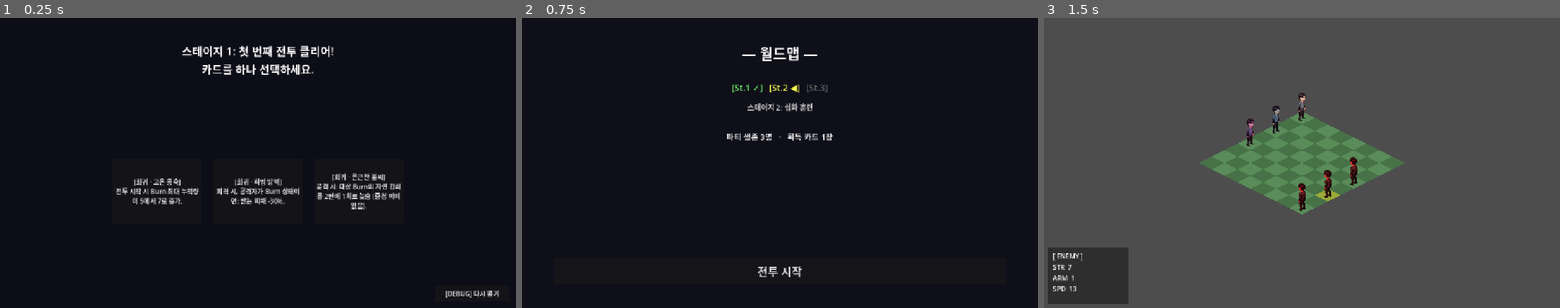
Above: before the commit, frames 1-3 (left to right).
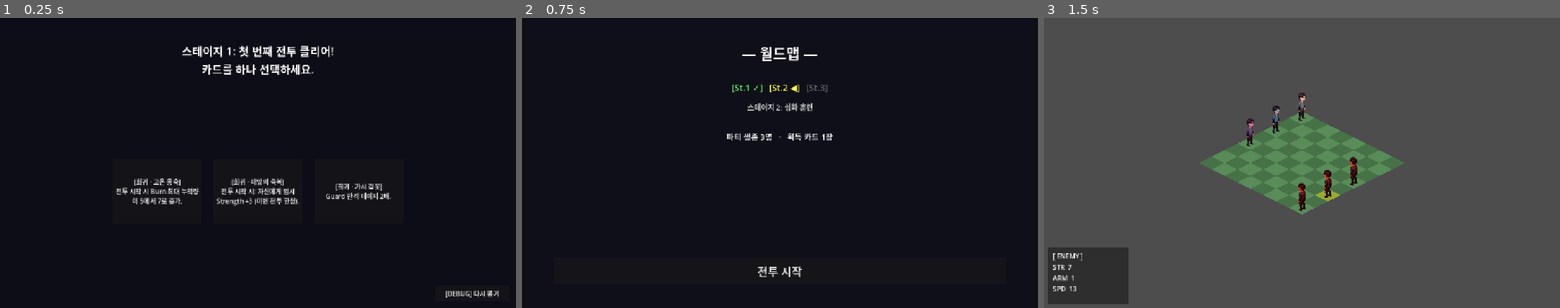
Above: after the commit, the same moments.

Repository: Booldon/iso-srpg
Game: Godot game, scene res://scenes/world/boon_screen.tscn
Same seed, same stepped clock (60 frames per second), same inputs: the game is played once before the commit and once after it. This scene is started directly instead of the project's main scene.
Inputs:
- Up to frame 1 (0.25 s): no input
- Up to frame 2 (0.75 s): click "[희귀 · 고온 응축] 전투 시작 시 Burn 최대 …" at 0.5 s
- Up to frame 3 (1.5 s): click "전투 시작" at 1.25 s

The runs differ from the first frame. In frame 1, 1.4% of the frame differs, in the area x 42-78%, y 53-67%; in frame 2, nothing differs; in frame 3, nothing differs.

Commit message:
feat(step:5/earth): Guard G1 baseline — stack→AMR, innate counter-damage
was:  Earth cards had no code implementation; only Fire's Burn mechanic existed
now:  Guard stacks raise effective AMR 1:1 and trigger an automatic armor-ignoring
      counter-damage on any hit (stacks × 1, no consumption); Earthen Bulwark
      (battle-start +2), Earthen Smite (on-attack self +1), and Thorn Armor
      (counter ×2) exercise the full loop

ref:  card_data.gd — battle_start_guard, on_attack_guard_self, counter_damage_multiplier
      unit.gd — effective_armor() folds in Guard stacks
      card_effects.gd — apply_on_attack() [4] Guard self-grant, new apply_guard_counter()
      grid_manager.gd — battle-start Guard grant, apply_guard_counter() call site
      stats_panel.gd — ARM (+guard) / GUARD N display

Diff:
--- /dev/null
+++ b/data/cards/card_earthen_bulwark.tres
@@ -0,0 +1,12 @@
+[gd_resource type="Resource" script_class="CardData" format=3 uid="uid://earth_bulwark001"]
+
+[ext_resource type="Script" path="res://scripts/data/card_data.gd" id="1_card"]
+
+[resource]
+script = ExtResource("1_card")
+id = "earthen_bulwark"
+title = "대지의 방패"
+description = "전투 시작: Guard +2 스택."
+element = 3
+tier = 1
+battle_start_guard = 2
--- /dev/null
+++ b/data/cards/card_earthen_smite.tres
@@ -0,0 +1,12 @@
+[gd_resource type="Resource" script_class="CardData" format=3 uid="uid://earth_smite0001"]
+
+[ext_resource type="Script" path="res://scripts/data/card_data.gd" id="1_card"]
+
+[resource]
+script = ExtResource("1_card")
+id = "earthen_smite"
+title = "대지 강타"
+description = "공격 시: 자신 Guard +1 스택."
+element = 3
+tier = 1
+on_attack_guard_self = 1
--- /dev/null
+++ b/data/cards/card_thorn_armor.tres
@@ -0,0 +1,12 @@
+[gd_resource type="Resource" script_class="CardData" format=3 uid="uid://earth_thornarm01"]
+
+[ext_resource type="Script" path="res://scripts/data/card_data.gd" id="1_card"]
+
+[resource]
+script = ExtResource("1_card")
+id = "thorn_armor"
+title = "가시 갑옷"
+description = "Guard 반격 데미지 2배."
+element = 3
+tier = 1
+counter_damage_multiplier = 2.0
--- /dev/null
+++ b/data/debug_scenarios/scenario_guard_test.tres
@@ -0,0 +1,11 @@
+[gd_resource type="Resource" script_class="DebugScenario" format=3 uid="uid://dbgscn0guard1"]
+
+[ext_resource type="Script" path="res://scripts/data/debug_scenario.gd" id="1_dbgscn"]
+
+[resource]
+script = ExtResource("1_dbgscn")
+label = "전투: Guard 테스트 (Bulwark+Smite+Thorn Armor)"
+target_scene = "res://scenes/battle/grid.tscn"
+current_stage = 0
+active_cards = []
+debug_player_cards = ["res://data/cards/card_earthen_bulwark.tres", "res://data/cards/card_earthen_smite.tres", "res://data/cards/card_thorn_armor.tres"]
--- a/scripts/battle/card_effects.gd
+++ b/scripts/battle/card_effects.gd
@@ -1,4 +1,7 @@
 class_name CardEffects
+
+# Guard 반격의 스택당 고정 데미지 (decisions_log 규약: 스택 기반 데미지는 고정값, 스탯 비례 아님).
+const GUARD_COUNTER_PER_STACK: int = 1
 
 
 # attacker의 cards 배열을 순회하며 공격 시(on_attack) 효과를 target에 적용한다.
@@ -62,6 +65,11 @@
 		if card.on_attack_burn_decay_slow:
 			target.burn_decay_slowed = true
 
+	# [4] Guard 자가 부여 (G1: Earthen Smite) — attacker 자신에게 (target 아님)
+	for card: CardData in attacker.cards:
+		if card.on_attack_guard_self > 0:
+			StatusEffects.add(attacker, StatusEffects.Type.GUARD, card.on_attack_guard_self)
+
 
 # target의 cards에서 on_hit_dmg_reduction_burning 을 집계해 피해 배율을 반환한다 (F2).
 # 반환값: float (1.0 = 감소 없음). Combat.resolve_attack(dmg_mult) 에 전달.
@@ -110,6 +118,25 @@
 					u.take_str_damage(card.on_attack_aoe_burst_all_burning)
 
 
+# Guard 반격 (G1 신규): target(피격자)이 Guard 스택 보유 시 attacker에 방어무시 반격 데미지.
+# innate 효과 — 카드로 게이팅되지 않음(Guard 스택만 있으면 항상 발동). 스택 소비 없음.
+# 반격 = stacks × GUARD_COUNTER_PER_STACK × counter_mult.
+# counter_mult: target.cards의 counter_damage_multiplier 곱셈 합산 (Thorn Armor). 없으면 1.0.
+# 적 유닛은 cards == [] 이므로 counter_mult는 항상 1.0 (하지만 적도 Guard 스택은 가질 수 있음).
+# 사망 판정은 호출자(grid_manager._sweep_deaths)의 책임.
+static func apply_guard_counter(attacker: Unit, target: Unit) -> void:
+	var stacks: int = StatusEffects.get_stacks(target, StatusEffects.Type.GUARD)
+	if stacks <= 0:
+		return
+	var mult := 1.0
+	for card: CardData in target.cards:
+		if card.counter_damage_multiplier > 1.0:
+			mult *= card.counter_damage_multiplier
+	var counter: int = roundi(stacks * GUARD_COUNTER_PER_STACK * mult)
+	if counter > 0:
+		attacker.take_str_damage(counter)
+
+
 # Ember Trace: 불붙은 상태로 사망한 적의 Burn 스택 절반(올림)을 인접 적에 전이한다 (F3 신규).
 # dead_unit: 사망 처리 직전의 적 유닛 (_kill_unit 호출 전에 call).
 # adjacent_enemies: dead_unit에 인접한 살아있는 적 (grid_manager._adjacent_enemies_of(dead_unit)).
--- a/scripts/battle/grid_manager.gd
+++ b/scripts/battle/grid_manager.gd
@@ -184,6 +184,7 @@
 	Combat.resolve_attack(attacker, target, hit_armor, dmg_mult)
 	CardEffects.apply_on_attack(attacker, target)
 	CardEffects.apply_on_hit(attacker, target)
+	CardEffects.apply_guard_counter(attacker, target)  # G1 신규: Guard 반격
 	_apply_ashen_ward(attacker, target)
 	CardEffects.apply_on_attack_aoe(attacker, _splash_targets(target), _living_enemies())
 	# F4: refresh Brittle Coat AMR debuff after all burn changes this attack
@@ -537,6 +538,8 @@
 			unit.stats.armor      = maxi(0, unit.stats.armor      + card.battle_start_armor_bonus)
 			unit.stats.speed      = maxi(1, unit.stats.speed      + card.battle_start_spd_bonus)
 			unit.stats.move_range = maxi(1, unit.stats.move_range + card.battle_start_move_bonus)
+			if card.battle_start_guard > 0:
+				StatusEffects.add(unit, StatusEffects.Type.GUARD, card.battle_start_guard)
 		unit.roster_path = rec["path"]
 		unit.grid_col = cell.x
 		unit.grid_row = cell.y
--- /dev/null
+++ b/scripts/battle/guard_smoke_test.gd
@@ -0,0 +1,112 @@
+## 헤드리스 스모크 테스트 — Earth G1 (Guard 기반 슬라이스) 로직 검증
+## 실행: Godot 에디터 > 이 파일 열기 > 우상단 "실행" 아이콘
+## 또는 헤드리스: godot --headless --script res://scripts/battle/guard_smoke_test.gd
+## 테스트 프레임워크(GUT) 없이 print+assert 방식. 실패 시 FAIL 출력.
+##
+## fire_payoff_smoke_test.gd와 달리 FakeUnit을 쓰지 않는다: StatusEffects/CardEffects의
+## 정적 타입 인자(unit: Unit)는 GDScript 컴파일 타임에 실제 Unit 서브클래스만 허용하므로
+## (duck-typed 클래스는 타입 오류로 거부됨), 실제 Unit.new() + UnitStats.new()를 사용한다.
+extends SceneTree
+
+var _pass := 0
+var _fail := 0
+
+
+func _check(label: String, condition: bool) -> void:
+	if condition:
+		print("  PASS  %s" % label)
+		_pass += 1
+	else:
+		printerr("  FAIL  %s" % label)
+		_fail += 1
+
+
+func _make_unit(base_str: int, base_armor: int = 0) -> Unit:
+	var u := Unit.new()
+	u.stats = UnitStats.new()
+	u.stats.strength = base_str
+	u.stats.armor = base_armor
+	u.stats.speed = 10
+	u.stats.move_range = 3
+	u.temp_strength = 0
+	return u
+
+
+func _init() -> void:
+	print("\n=== Earth G1 (Guard) Smoke Test ===\n")
+
+	# ─ 블록 A: Guard 스택 → effective_armor ───────────────────────────────────
+	print("-- A: Guard stacks raise effective_armor --")
+	var a := _make_unit(10, 3)
+	_check("no Guard: effective_armor == base (3)", a.effective_armor() == 3)
+	StatusEffects.add(a, StatusEffects.Type.GUARD, 2)
+	_check("Guard +2: effective_armor == base+2 (5)", a.effective_armor() == 5)
+	_check("Guard stacks == 2", StatusEffects.get_stacks(a, StatusEffects.Type.GUARD) == 2)
+
+	# Brittle Coat와 동시 보유 시 합산 확인 (Guard +, burn_armor_debuff -)
+	a.burn_armor_debuff = 1
+	_check("Guard(+2) and burn_armor_debuff(-1) combine: 3+2-1=4", a.effective_armor() == 4)
+
+	# ─ 블록 B: Guard 상한 클램프 (MAX_STACK = 5) ──────────────────────────────
+	print("\n-- B: Guard stack cap --")
+	var b := _make_unit(10, 0)
+	StatusEffects.add(b, StatusEffects.Type.GUARD, 10)
+	_check("Guard clamps to MAX_STACK(5)", StatusEffects.get_stacks(b, StatusEffects.Type.GUARD) == 5)
+
+	# ─ 블록 C: Guard 반격 (innate, 스택 소비 없음) ────────────────────────────
+	print("\n-- C: apply_guard_counter — innate reflect --")
+	var attacker := _make_unit(10, 0)
+	var defender := _make_unit(10, 0)
+	StatusEffects.add(defender, StatusEffects.Type.GUARD, 3)
+	CardEffects.apply_guard_counter(attacker, defender)
+	_check("counter = stacks(3) x 1: attacker STR 10-3=7", attacker.stats.strength == 7)
+	_check("counter does not consume Guard stacks (still 3)", StatusEffects.get_stacks(defender, StatusEffects.Type.GUARD) == 3)
+
+	# Guard 없는 유닛은 반격 없음
+	var attacker2 := _make_unit(10, 0)
+	var defender2 := _make_unit(10, 0)
+	CardEffects.apply_guard_counter(attacker2, defender2)
+	_check("no Guard: no counter damage", attacker2.stats.strength == 10)
+
+	# ─ 블록 D: Thorn Armor — counter_damage_multiplier ────────────────────────
+	print("\n-- D: Thorn Armor counter multiplier --")
+	var td_attacker := _make_unit(10, 0)
+	var td_defender := _make_unit(10, 0)
+	StatusEffects.add(td_defender, StatusEffects.Type.GUARD, 3)
+	var thorn := CardData.new()
+	thorn.counter_damage_multiplier = 2.0
+	td_defender.cards = [thorn]
+	CardEffects.apply_guard_counter(td_attacker, td_defender)
+	_check("Thorn Armor doubles counter: stacks(3) x 1 x 2 = 6, attacker STR 10-6=4", td_attacker.stats.strength == 4)
+
+	# ─ 블록 E: Guard 반격이 치명적일 수 있음 ──────────────────────────────────
+	print("\n-- E: lethal counter-damage --")
+	var lethal_attacker := _make_unit(3, 0)
+	var lethal_defender := _make_unit(10, 0)
+	StatusEffects.add(lethal_defender, StatusEffects.Type.GUARD, 5)
+	CardEffects.apply_guard_counter(lethal_attacker, lethal_defender)
+	_check("overkill counter clamps STR to 0", lethal_attacker.stats.strength == 0)
+	_check("attacker is_alive() false after lethal counter", not lethal_attacker.is_alive())
+
+	# ─ 블록 F: Earthen Smite — on_attack_guard_self (attacker 자신에게 부여) ──
+	print("\n-- F: on_attack_guard_self via apply_on_attack --")
+	var smite_attacker := _make_unit(10, 0)
+	var smite_target := _make_unit(10, 0)
+	var smite := CardData.new()
+	smite.on_attack_guard_self = 1
+	smite_attacker.cards = [smite]
+	CardEffects.apply_on_attack(smite_attacker, smite_target)
+	_check("attacker gains Guard +1 (self, not target)", StatusEffects.get_stacks(smite_attacker, StatusEffects.Type.GUARD) == 1)
+	_check("target gains no Guard", StatusEffects.get_stacks(smite_target, StatusEffects.Type.GUARD) == 0)
+	# 반복 공격 시 누적
+	CardEffects.apply_on_attack(smite_attacker, smite_target)
+	_check("second attack: Guard accumulates to 2", StatusEffects.get_stacks(smite_attacker, StatusEffects.Type.GUARD) == 2)
+
+	# ─ 최종 결과 ─────────────────────────────────────────────────────────────
+	print("\n=== Result: %d PASS / %d FAIL ===" % [_pass, _fail])
+	if _fail > 0:
+		printerr(">>> SMOKE TEST FAILED — %d test(s) did not pass" % _fail)
+		quit(1)
+	else:
+		print("All tests passed.")
+		quit(0)
--- a/scripts/battle/stats_panel.gd
+++ b/scripts/battle/stats_panel.gd
@@ -13,8 +13,13 @@
 		_str_label.text = "STR  %d (+%d)" % [unit.stats.strength, unit.temp_strength]
 	else:
 		_str_label.text = "STR  " + str(unit.stats.strength)
-	# Show base armor; if burn_armor_debuff > 0, append "(-debuff)" so player can see the penalty
-	if unit.burn_armor_debuff > 0:
+	# Show base armor; append "(+guard)" and/or "(-debuff)" so player can see Guard bonus / Brittle Coat penalty
+	var guard := StatusEffects.get_stacks(unit, StatusEffects.Type.GUARD)
+	if guard > 0 and unit.burn_armor_debuff > 0:
+		_arm_label.text = "ARM  %d (+%d) (-%d)" % [unit.stats.armor, guard, unit.burn_armor_debuff]
+	elif guard > 0:
+		_arm_label.text = "ARM  %d (+%d)" % [unit.stats.armor, guard]
+	elif unit.burn_armor_debuff > 0:
 		_arm_label.text = "ARM  %d (-%d)" % [unit.stats.armor, unit.burn_armor_debuff]
 	else:
 		_arm_label.text = "ARM  " + str(unit.stats.armor)
@@ -22,3 +27,5 @@
 	var burn := StatusEffects.get_stacks(unit, StatusEffects.Type.BURN)
 	if burn > 0:
 		_spd_label.text += "    BURN " + str(burn)
+	if guard > 0:
+		_spd_label.text += "    GUARD " + str(guard)
--- a/scripts/battle/status_effects.gd
+++ b/scripts/battle/status_effects.gd
@@ -5,7 +5,7 @@
 enum Type {
 	BURN  = 0,   # 턴 시작 시 STR 데미지 + 자연 감쇠
 	FROST = 1,   # SPD 감소 (미구현, 예약됨)
-	GUARD = 2    # AMR 증가 + 반격 (미구현, 예약됨)
+	GUARD = 2    # AMR 증가(unit.effective_armor()) + 피격 시 반격(CardEffects.apply_guard_counter()) — G1 구현됨. 자연 감쇠 없음
 }
 
 # Burn 스택의 상한선. add() 호출 결과가 이 값을 초과하지 않도록 클램프.
--- a/scripts/battle/unit.gd
+++ b/scripts/battle/unit.gd
@@ -38,11 +38,13 @@
 	return stats.strength + temp_strength
 
 
-# Returns effective Armor = max(0, stats.armor - burn_armor_debuff).
+# Returns effective Armor = max(0, stats.armor + guard_stacks - burn_armor_debuff).
+# Guard stacks (G1) raise effective AMR by 1 per stack; Brittle Coat debuff still subtracts.
 # Used in the strength-hit path of Combat.resolve_attack(). Read-only — does not modify state.
 # armor-hit (direct stats.armor deduction) bypasses this method.
 func effective_armor() -> int:
-	return maxi(0, stats.armor - burn_armor_debuff)
+	var guard := StatusEffects.get_stacks(self, StatusEffects.Type.GUARD)
+	return maxi(0, stats.armor + guard - burn_armor_debuff)
 
 
 # Returns true if this unit is still alive (effective_strength > 0).
--- a/scripts/data/card_data.gd
+++ b/scripts/data/card_data.gd
@@ -103,3 +103,17 @@
 # Brittle Coat 발동 최소 Burn 스택. get_stacks(enemy, BURN) >= 이 값이면 디버프 활성.
 # on_burn_threshold_armor_debuff == 0이면 이 값은 무시됨.
 @export var on_burn_threshold_armor_min: int = 3
+
+# --- Guard 부여 (G1 슬라이스 — 구현됨) ---
+# 전투 시작 시(배치 직후) 이 카드를 보유한 유닛 자신에게 부여하는 Guard 스택 (Earthen Bulwark).
+# 0이면 no-op. 처리 책임: grid_manager._place_players().
+@export var battle_start_guard: int = 0
+
+# 공격 시(apply_on_attack) 공격자 자신에게 부여하는 Guard 스택 (Earthen Smite).
+# 0이면 no-op. target이 아니라 attacker에게 적용됨에 주의.
+@export var on_attack_guard_self: int = 0
+
+# --- Guard 반격 증폭 (G1 슬라이스 — 구현됨) ---
+# 이 유닛(피격자)이 보유 시, innate Guard 반격 데미지에 곱할 배수 (Thorn Armor).
+# 여러 장 보유 시 곱셈적으로 합산. 1.0이면 no-op.
+@export var counter_damage_multiplier: float = 1.0
Not shown, changed: docs/systems/card_system_api.md
